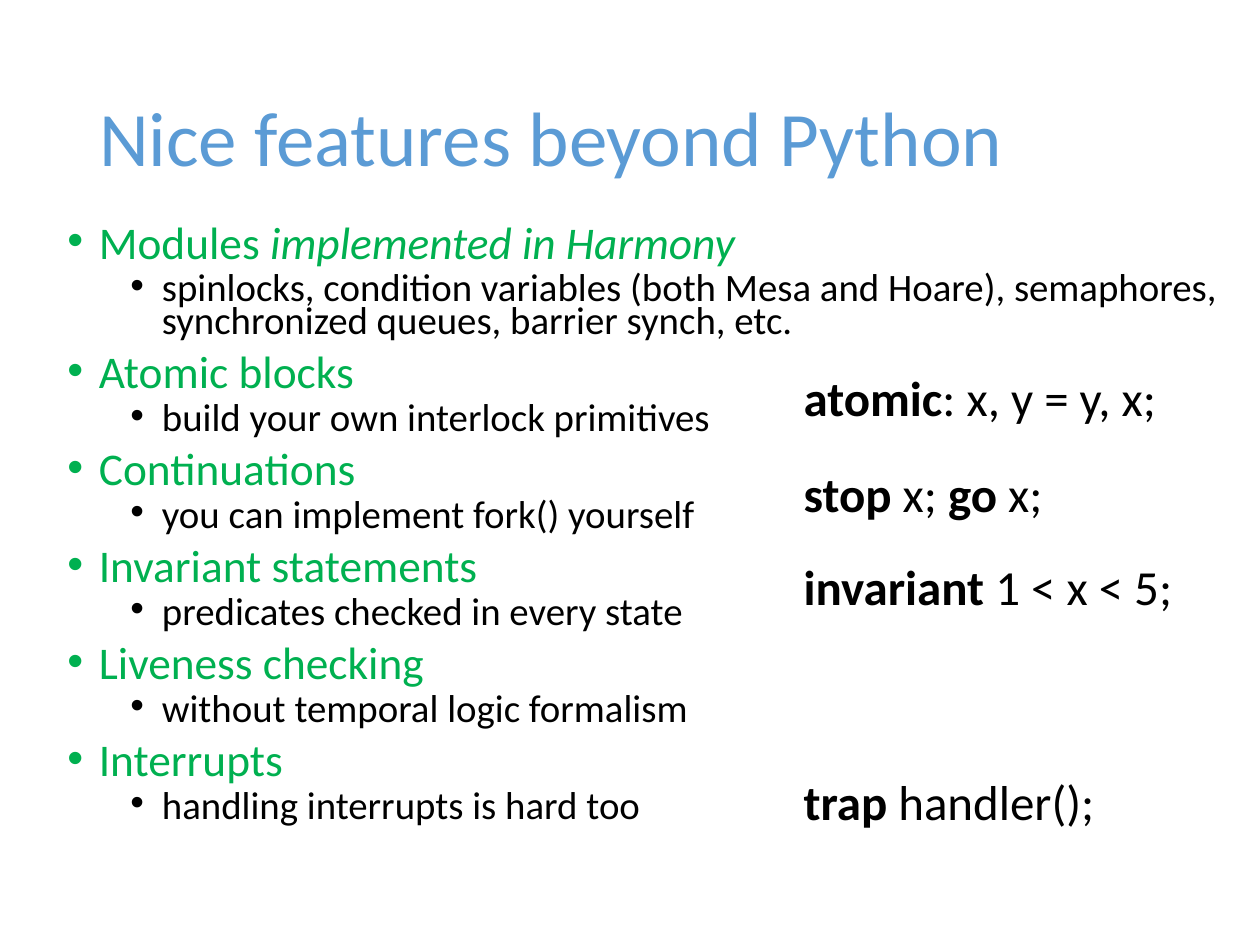
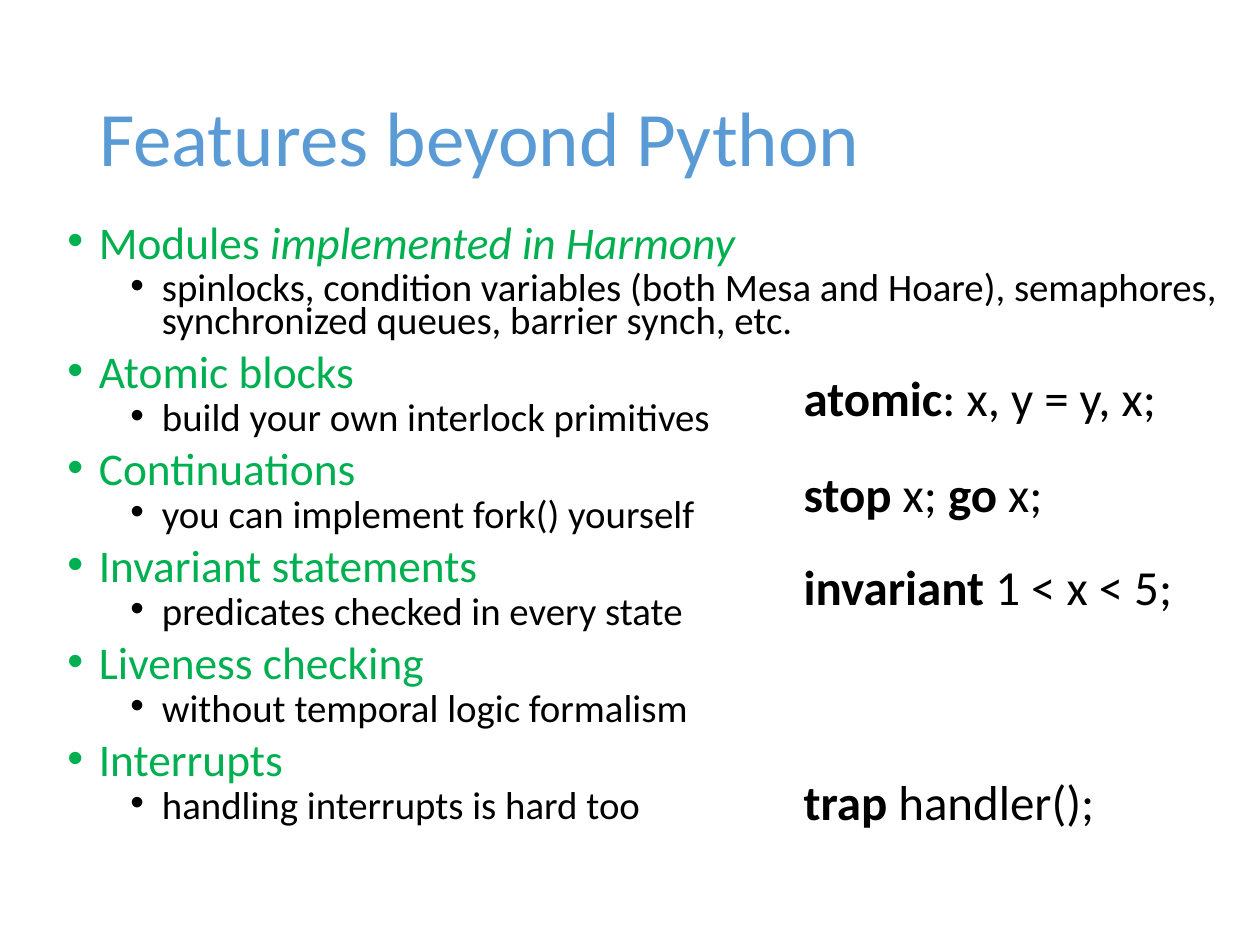
Before and after one commit to harmonylang/harmony, a slide deck: slide 7 of Harmony.pptx. Drawn at 1260x945 pixels with LibreOffice and Linux fonts; fonts in the diff are those of the drawing. Boxes give left, top, right and bottom in pixels: in the first picture for what was removed or moved away, otherwise in the second. Text is boxed around its words. In the diff, an @@ line names an element or a change of style, - is before the commit and + after.

```diff
--- a/Harmony.pptx
+++ b/Harmony.pptx
@@ title at [99, 112, 859, 179]: text changed @@
-Nice features beyond Python
+Features beyond Python
```
Also in this commit, not shown: 1 slide added, 8 other files.
